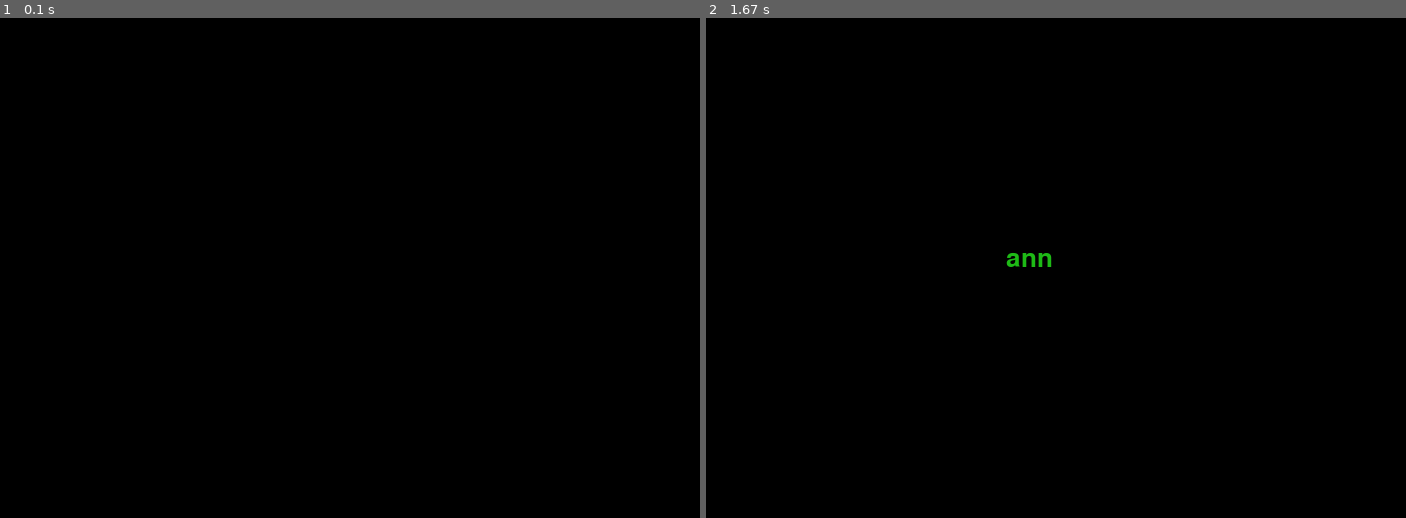
Above: before the commit, frames 1-2 (left to right).
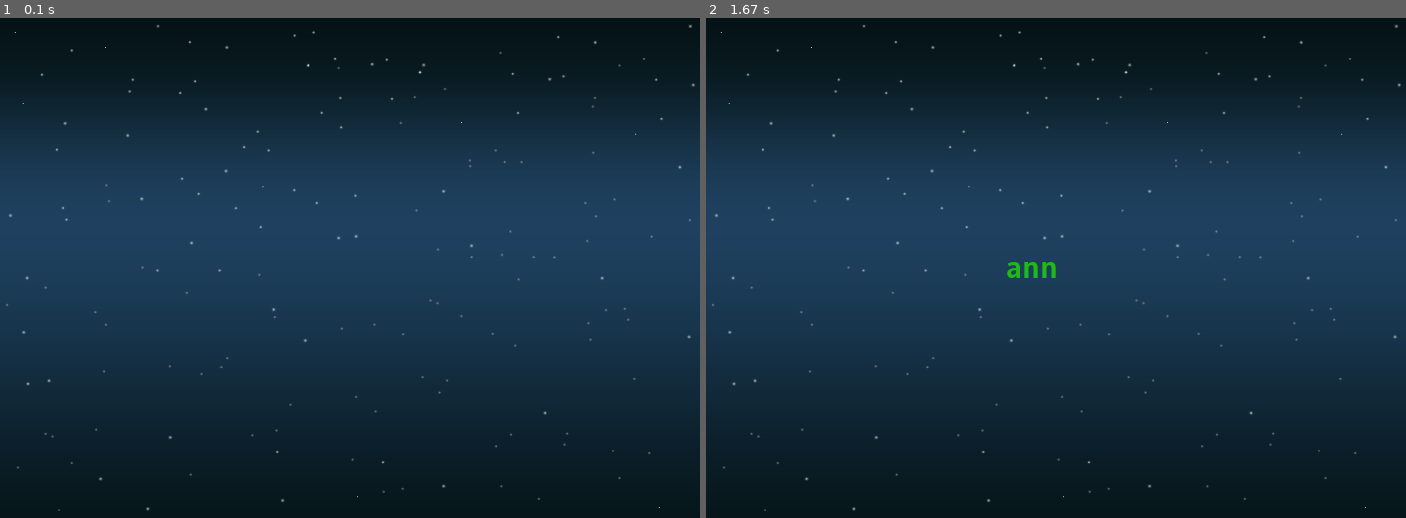
Above: after the commit, the same moments.

Repository: anbreaker/theQuestGamePyGame
Game: pygame game, started from entradaTexto.py
The game is run twice, just before and just after one commit, with the same random seed, the same clock (stepped at 60 frames per second) and the same inputs.
Inputs:
- Up to frame 1 (0.1 s): no input
- Up to frame 2 (1.67 s): type "ann" at 0.33 s; tap Enter at 0.67 s

The runs differ from the first frame. In frame 1, 95% of the frame differs, in the area x 0-100%, y 1-100%; in frame 2, 95%.

Commit message:
Escribiendo y fondo correcto

Diff:
--- a/entradaTexto.py
+++ b/entradaTexto.py
@@ -8,8 +8,13 @@
 
     def __init__(self):
         pygame.font.init()
+        self.pantalla = pygame.display.set_mode((700, 500))
+        self.fondo_pantalla = pygame.image.load('resources/images/background.png').convert()
+        # Titulo de la barra de la aplicacion
+        pygame.display.set_caption('The Quest Juego pyGame -Hall of Fame-')
+
         self.caracteres = ['']
-        self.fuente = pygame.font.Font(None, 38)
+        self.font = pygame.font.Font('resources/fonts/alatsi.ttf', 32)
         self.distancia = 28
         self.pos_x = 300
         self.pos_y = 200
@@ -31,22 +36,24 @@
                             self.caracteres[self.lineas] = self.caracteres[self.lineas][0:-1]
                             if self.max_caracteres > 0:
                                 self.max_caracteres -= 1
-                                print(f'Max_car -> {self.max_caracteres}')
+                                # print(f'Max_car -> {self.max_caracteres}')
                     else:
                         if self.max_caracteres < 3:
                             self.caracteres[self.lineas] = str(self.caracteres[self.lineas] + accion.unicode)
-                            print(f'Max_car -> {self.max_caracteres}')
+                            # print(f'Max_car -> {self.max_caracteres}')
                             self.max_caracteres += 1
 
     def mensaje(self, superficie):
-        superficie.fill((0, 0, 0))
+        # superficie.fill((0, 0, 0))
+        self.pantalla.blit(self.fondo_pantalla, (0, 0))
         for self.lineas in range(len(self.caracteres)):
-            nick = self.fuente.render(self.caracteres[self.lineas], True, VERDE)
+            nick = self.font.render(self.caracteres[self.lineas], True, VERDE)
             superficie.blit(nick, (self.pos_x, self.pos_y + self.distancia))
 
 
 def entrada_texto():
     pantalla = pygame.display.set_mode((700, 500))
+    fondo_pantalla = pygame.image.load('resources/images/background.png').convert()
     pygame.display.set_caption('Escribir en pygame')
     salir = False
 
